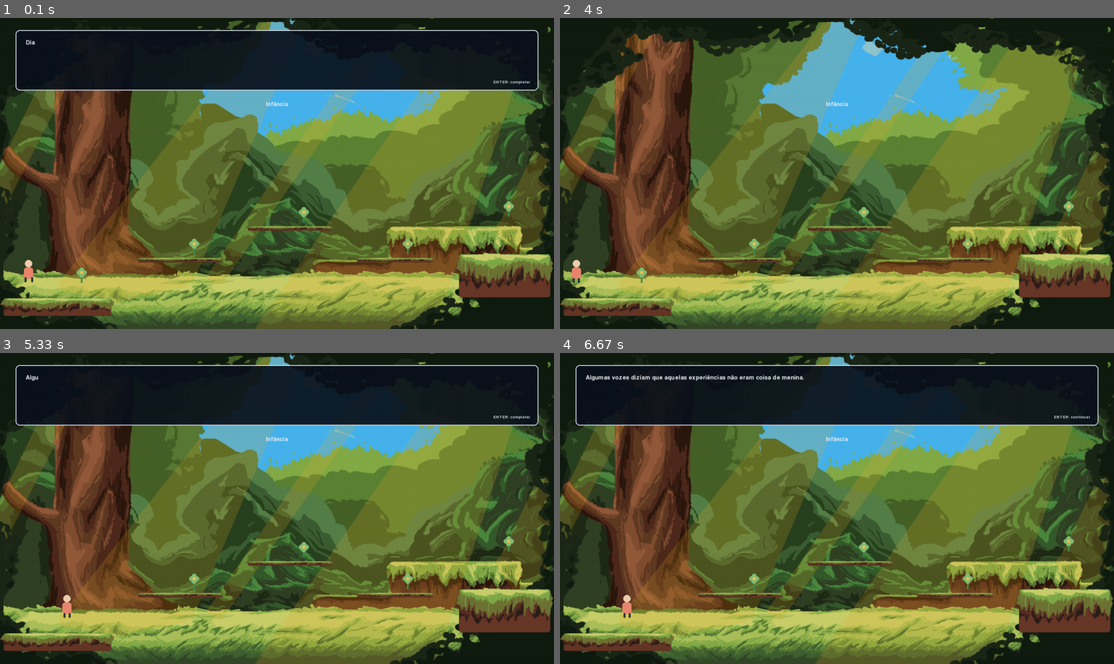
Above: before the commit, frames 1-4 (two rows, left to right).
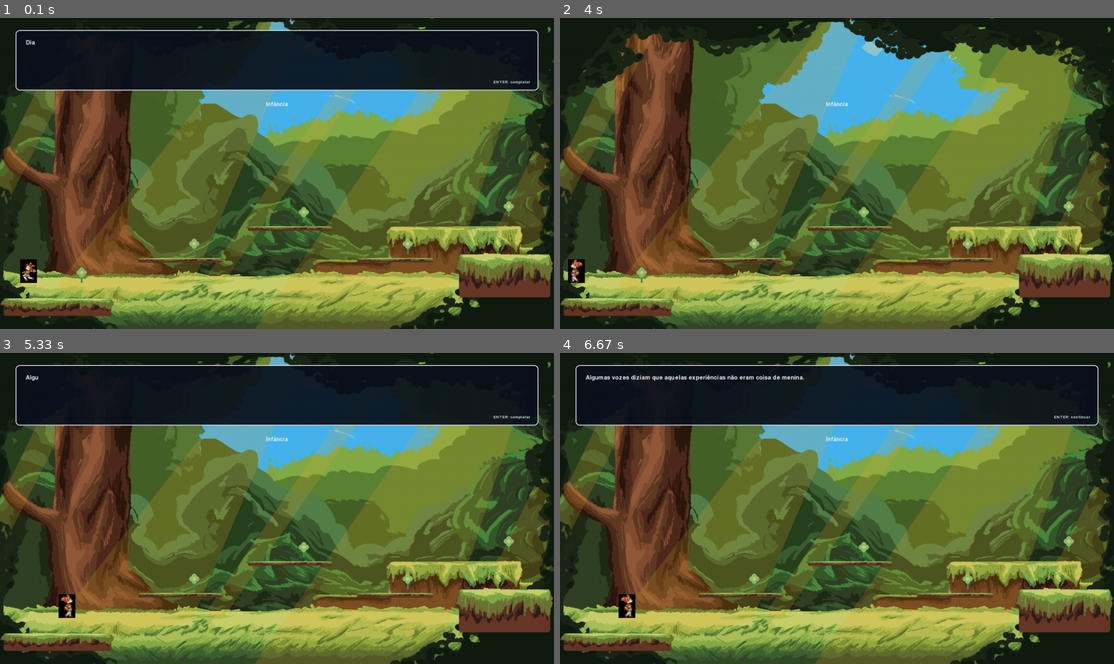
Above: after the commit, the same moments.

Repository: Emma-XP/Reposit-rio-Rocket
Game: pygame game, started from myosotis-convallaria-codigofonte/jogo.py
The game is run twice, just before and just after one commit, with the same random seed, the same clock (stepped at 60 frames per second) and the same inputs.
Inputs:
- Up to frame 1 (0.1 s): no input
- Up to frame 2 (4 s): tap Enter at 0.33, 1.67, 2.07, 2.37, 2.57, 2.9, 3.2, 3.4, 3.7 s; hold Left from 3.9 s (still down)
- Up to frame 3 (5.33 s): release Left at 4.3 s; hold Up 4.33-4.7 s; tap Enter at 4.48 s; hold Right from 4.73 s (still down)
- Up to frame 4 (6.67 s): release Right at 5.37 s; hold Left 5.4-5.87 s; hold Right 5.9-6.37 s; tap Enter at 6.05 s; hold Up from 6.4 s (still down)

The runs differ from the first frame. In frame 1, 0.2% of the frame differs, in the area x 3-7%, y 77-86%; in frame 2, 0.2%; in frame 3, 0.2%, in the area x 10-14%, y 77-86%; in frame 4, 0.2%.

Commit message:
Sprites e movimentação finalizadas

Diff:
--- a/myosotis-convallaria-codigofonte/src/configuracao/caminhos.py
+++ b/myosotis-convallaria-codigofonte/src/configuracao/caminhos.py
@@ -24,6 +24,13 @@
     "vida_adulta": PASTA_TELAS / "fundo_vida_adulta.png",
 }
 
+SPRITES_JOGADORA = { "parada": ( PASTA_SPRITES / "andar_frente" / "Andar frente.jpeg", ),
+"caminhada": ( PASTA_SPRITES / "andar_lados" / "Andar 1.jpeg", PASTA_SPRITES / "andar_lados" / "Andar 2.jpeg", PASTA_SPRITES / "andar_lados" / "Andar 3.jpeg", ),
+"frente": ( PASTA_SPRITES / "andar_frente" / "Andar frente.jpeg", PASTA_SPRITES / "andar_frente" / "Andar frente 2.jpeg", ),
+"costas": ( PASTA_SPRITES / "costas" / "Costas.jpeg", PASTA_SPRITES / "costas" / "Andar costas.jpeg", PASTA_SPRITES / "costas" / "Andar costas-2.jpeg", ),
+"salto": ( PASTA_SPRITES / "pulo" / "Pulo 1.jpeg", PASTA_SPRITES / "pulo" / "Pulo 2.jpeg", PASTA_SPRITES / "pulo" / "Pulo 3.jpeg", ),
+"queda": ( PASTA_SPRITES / "queda" / "Queda 1.jpeg", PASTA_SPRITES / "queda" / "Queda 2.jpeg", ), }
+
 
 def _quadros_jogadora(idade: str) -> dict[str, tuple[Path, ...]]:
     """Monta os caminhos previsíveis dos oito quadros de uma idade."""
@@ -32,20 +39,18 @@
         "parada": tuple(pasta / f"parada_{indice}.png" for indice in range(1, 3)),
 
         "caminhada": tuple(
-            pasta / "andar_lado" / f"Andar{indice}.jpeg" for indice in range(1, 3)
+            pasta / "andar_lados" / f"Andar{indice}.jpeg" for indice in range(1, 4)
         ),
         "salto": tuple(
-                    pasta / "pulo" / f"Pulo{indice}.jpeg" for indice in range(1, 3)
+                    pasta / "pulo" / f"Pulo{indice}.jpeg" for indice in range(1, 4)
         ),
         "queda": tuple(
-                    pasta / "queda" / f"Queda{indice}.jpeg" for indice in range(1, 2)
+                    pasta / "queda" / f"Queda{indice}.jpeg" for indice in range(1, 3)
         )
     }
 
 
 # A arte pode ser incluída depois sem alterar a lógica. Na ausência dos arquivos,
 # a jogadora produz quadros geométricos distintos para cada idade e animação.
-QUADROS_JOGADORA = {
-    idade: _quadros_jogadora(idade)
-    for idade in ("infancia", "adolescencia", "vida_adulta")
-}
+
+QUADROS_JOGADORA = { "infancia": SPRITES_JOGADORA, "adolescencia": SPRITES_JOGADORA, "vida_adulta": SPRITES_JOGADORA, }
--- a/myosotis-convallaria-codigofonte/src/entidades/jogadora.py
+++ b/myosotis-convallaria-codigofonte/src/entidades/jogadora.py
@@ -55,13 +55,15 @@
         self._estado_animacao = "queda"
         self._indice_quadro = 0
         self._tempo_animacao = 0.0
-        self._quadros_direita = self._carregar_quadros()
-        self._quadros_esquerda = {
+
+        self._quadros_esquerda = self._carregar_quadros()
+        self._quadros_direita = {
             estado: tuple(
-                pygame.transform.flip(quadro, True, False) for quadro in quadros
-            )
-            for estado, quadros in self._quadros_direita.items()
-        }
+        pygame.transform.flip(quadro, True, False) for quadro in quadros
+        )
+        for estado, quadros in self._quadros_esquerda.items()
+    }
+
 
     def tratar_evento(self, evento: pygame.event.Event) -> None:
         if evento.type not in (pygame.KEYDOWN, pygame.KEYUP):
